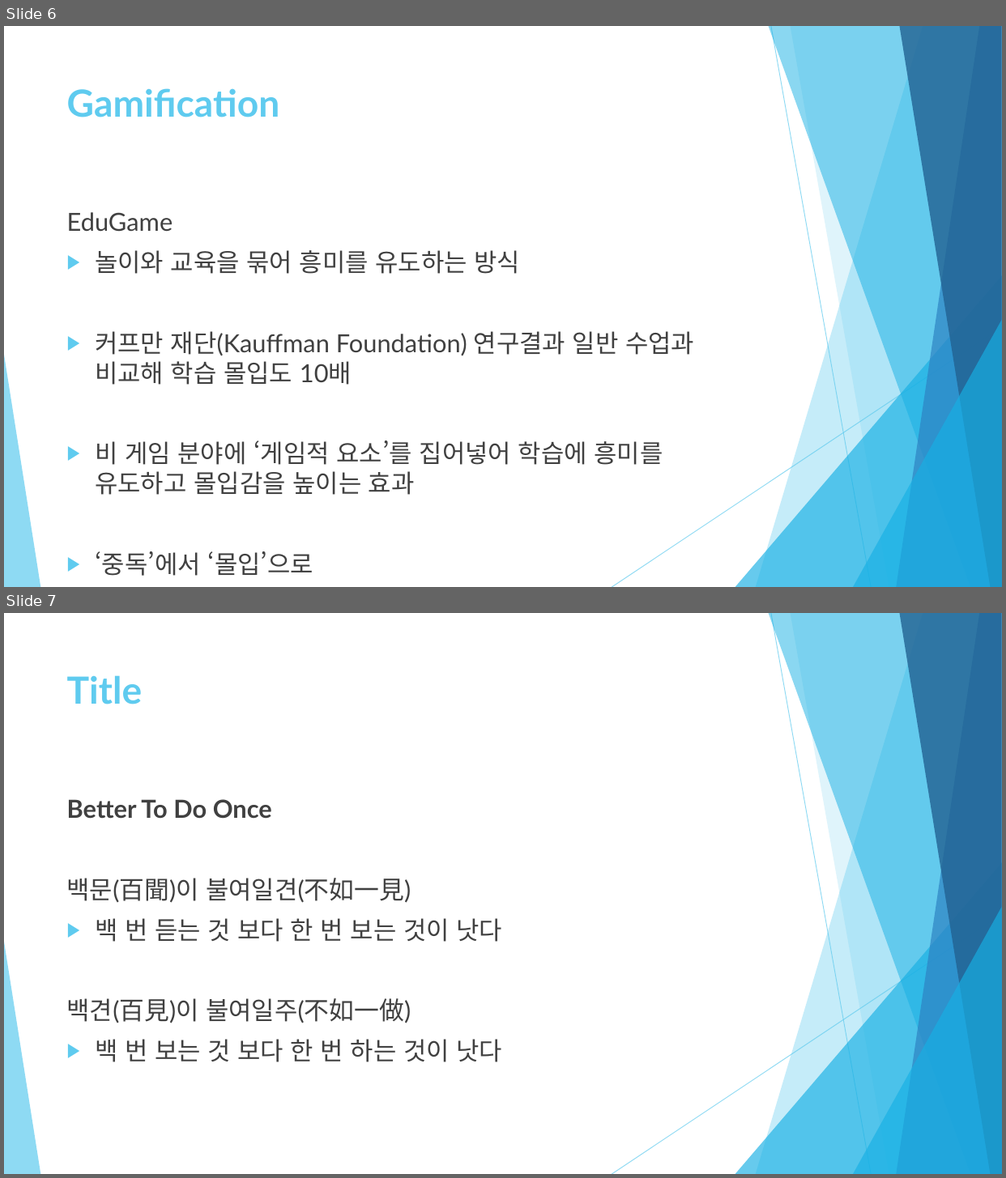
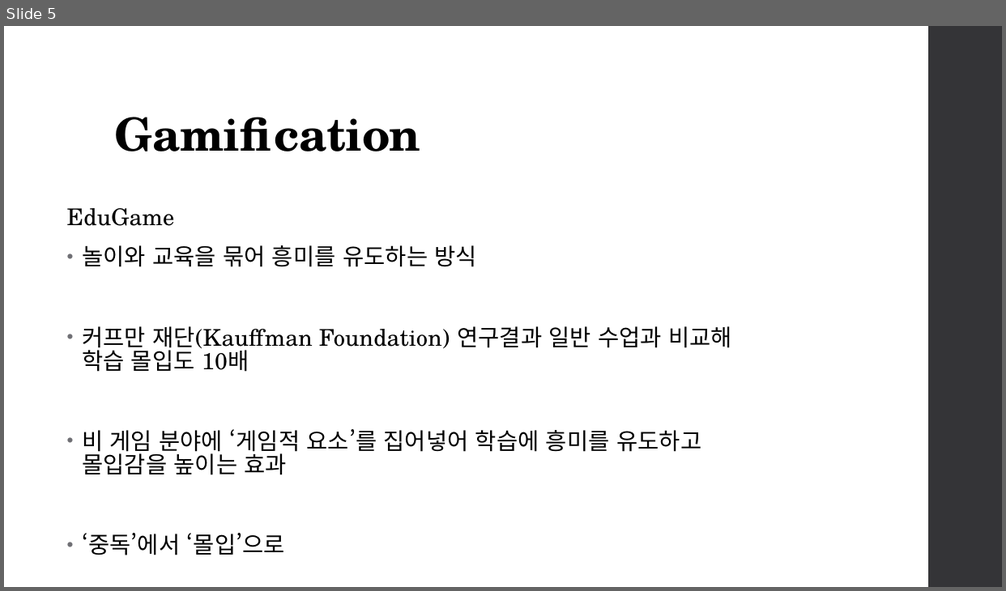
Before and after one commit to healjoo/smallprecious, a slide deck: 코딩교육용 퍼즐게임 제안서.pptx. Shown one above the other, each under a label of ours: slides 6 and 7 before the commit, slide 5 after it. The pictures are 1006x1178 and 1006x591 pixels, drawn with LibreOffice and Linux fonts; fonts in the diff are those of the drawing. Boxes give left, top, right and bottom in pixels: in the first picture for what was removed or moved away, otherwise in the second. Text is boxed around its words. In the diff, an @@ line names an element or a change of style, - is before the commit and + after.

```diff
--- a/코딩교육용 퍼즐게임 제안서.pptx
+++ b/코딩교육용 퍼즐게임 제안서.pptx
@@ slide 7 removed at <box>4,613,1002,1174</box>, background #FFFFFF; not listed: 10 template elements that a slide beside it also shows @@
@@ title removed at <box>67,675,143,705</box> @@
-Title
@@ text removed at <box>67,799,502,1063</box> @@
-Better To Do Once
-백문(百聞)이 불여일견(不如一見)
-▶ 백 번 듣는 것 보다 한 번 보는 것이 낫다
-백견(百見)이 불여일주(不如一做)
-▶ 백 번 보는 것 보다 한 번 하는 것이 낫다
@@ what was slide 6 is now slide 5 @@
@@ slide 5 changed as well @@
@@ rectangle added at <box>928,26,1002,587</box>, fill #353537 @@
@@ title "Gamification": place and size @@
-title "Gamification" at <box>67,88,280,118</box>
+title "Gamification" at <box>115,117,421,152</box>
@@ title "Gamification" at <box>115,117,421,152</box>: size 36 to 44 pt, font Lato to TeX Gyre Schola, text colour #5FCBEF to #000000, letter spacing 0 to -0.5 pt; line spacing 1 to 0.9; vertical alignment top to bottom @@
@@ text "EduGame" at <box>67,208,732,556</box>: size 24 to 22.2 pt, font Lato to TeX Gyre Schola, text colour #404040 to #000000, letter spacing 0 to 0.1 pt; line spacing 1 to 0.85; more space between paragraphs; bullet ▶ to •; bullet colour #5FCBEF to #6F6F74 @@
@@ group removed at <box>4,26,1002,587</box>: 5 freeform shapes, 3 triangles, 2 lines @@
```
Also in this commit, not shown: 8 other slides changed, 1 slide added, 1 other slide removed, 6 other files.
